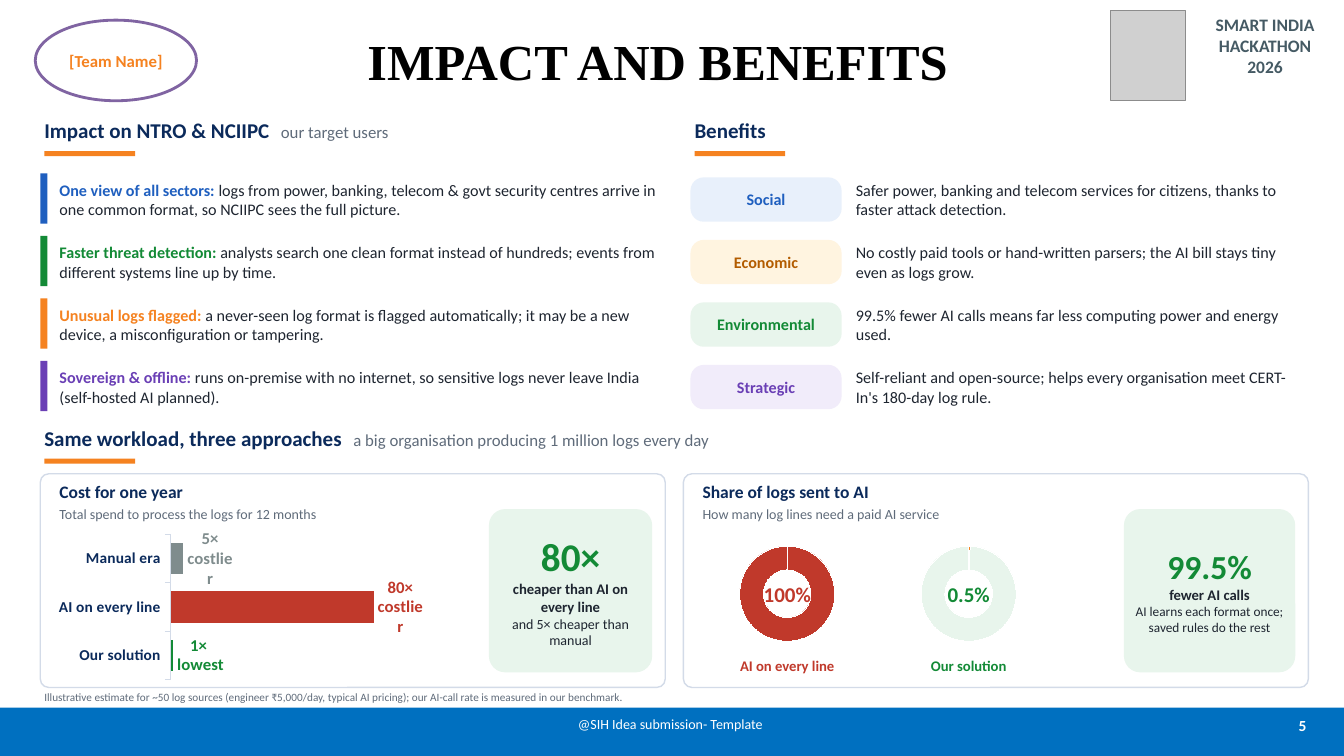
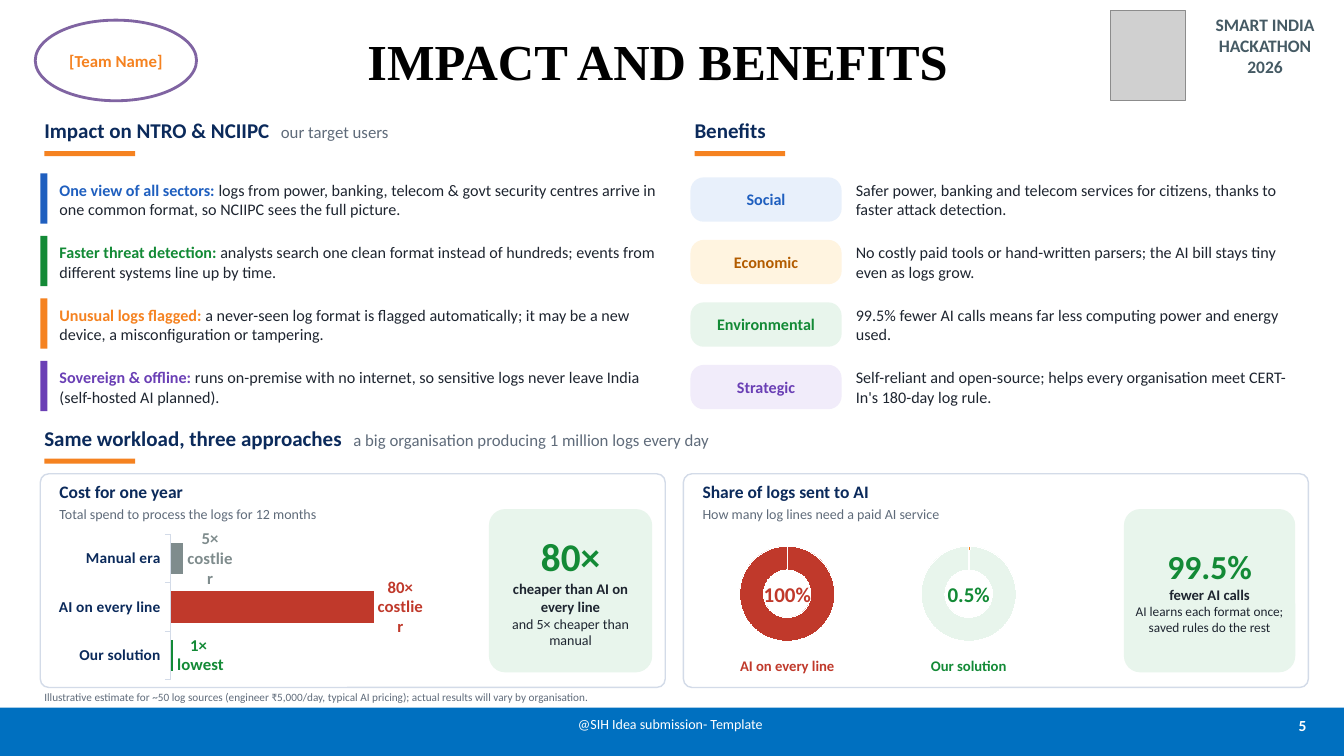
Before and after one commit to agrwl-utkarsh/sih2026, a slide deck: slide 5 of presentation/SIH2026_Idea_Submission.pptx. Drawn at 1344x756 pixels with LibreOffice and Linux fonts; fonts in the diff are those of the drawing; grey boxes stand for pictures. Boxes give left, top, right and bottom in pixels: in the first picture for what was removed or moved away, otherwise in the second. Text is boxed around its words. In the diff, an @@ line names an element or a change of style, - is before the commit and + after.

Commit message:
PPT: rewrite feasibility points; humble wording, remove test/benchmark claims

```diff
--- a/presentation/SIH2026_Idea_Submission.pptx
+++ b/presentation/SIH2026_Idea_Submission.pptx
@@ text at (44, 693, 588, 703): text changed @@
-Illustrative estimate for ~50 log sources (engineer ₹5,000/day, typical AI pricing); our AI-call rate is measured in our benchmark.
+Illustrative estimate for ~50 log sources (engineer ₹5,000/day, typical AI pricing); actual results will vary by organisation.
```
Also in this commit, not shown: 3 other slides changed.
